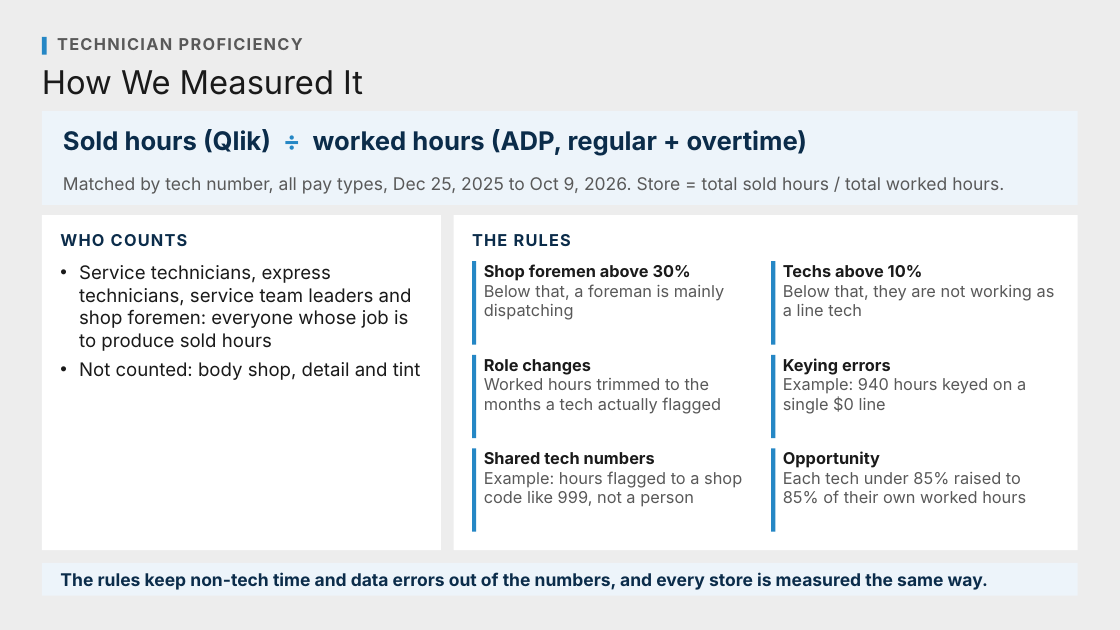
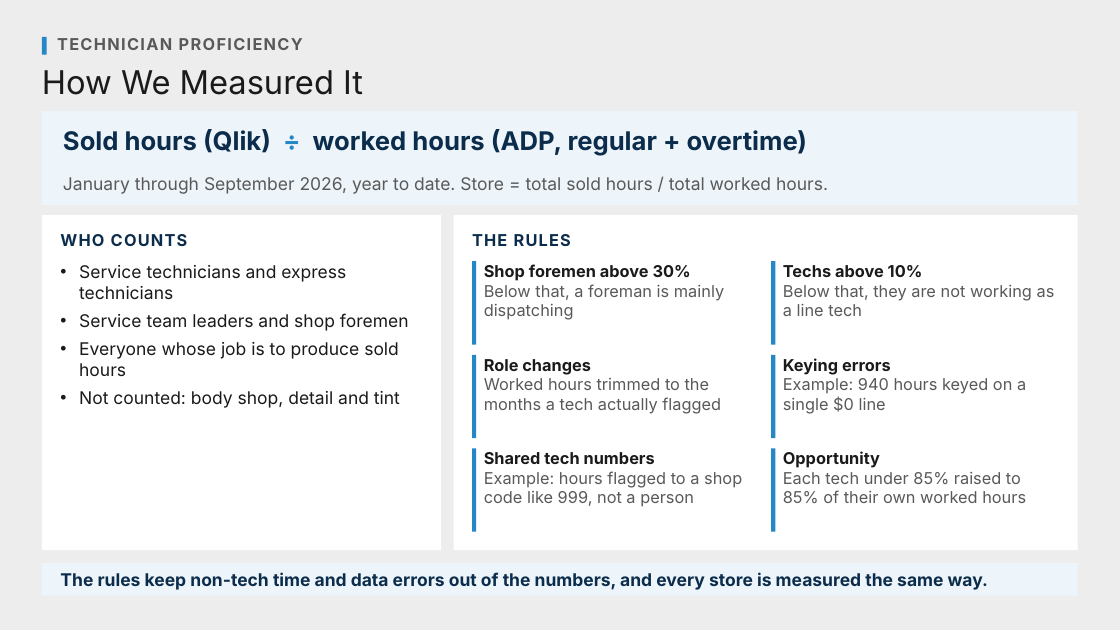
Before and after one commit to Ndresner/Noah, a slide deck: slide 12 of day2-deck/decks/Metric Explainers - Review.pptx. Drawn at 1120x630 pixels with LibreOffice and Linux fonts; fonts in the diff are those of the drawing. Boxes give left, top, right and bottom in pixels: in the first picture for what was removed or moved away, otherwise in the second. Text is boxed around its words. In the diff, an @@ line names an element or a change of style, - is before the commit and + after.

```diff
--- a/day2-deck/decks/Metric Explainers - Review.pptx
+++ b/day2-deck/decks/Metric Explainers - Review.pptx
@@ text at (x1=63, y1=177, x2=828, y2=194): text changed @@
-Matched by tech number, all pay types, Dec 25, 2025 to Oct 9, 2026. Store = total sold hours / total worked hours.
+January through September 2026, year to date. Store = total sold hours / total worked hours.
@@ text at (x1=79, y1=265, x2=409, y2=376): text changed; size 16 to 15 pt @@
-• Service technicians, express technicians, service team leaders and shop foremen: everyone whose job is to produce sold hours
+• Service technicians and express technicians
+• Service team leaders and shop foremen
+• Everyone whose job is to produce sold hours
@@ text at (x1=79, y1=391, x2=400, y2=408): size 16 to 15 pt in "Not counted: body shop, detail and tint" @@
```
Also in this commit, not shown: 11 other files.
